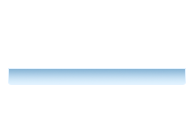
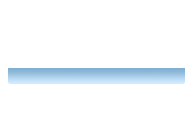
Layered file, before and after one edit (192px x 128px). Changes by layer:
added layer "Rechteck 4 Kopie 3" above "Rechteck 4" over [8, 68, 185, 84]
painted on "Rechteck 4" over [8, 68, 186, 85]
